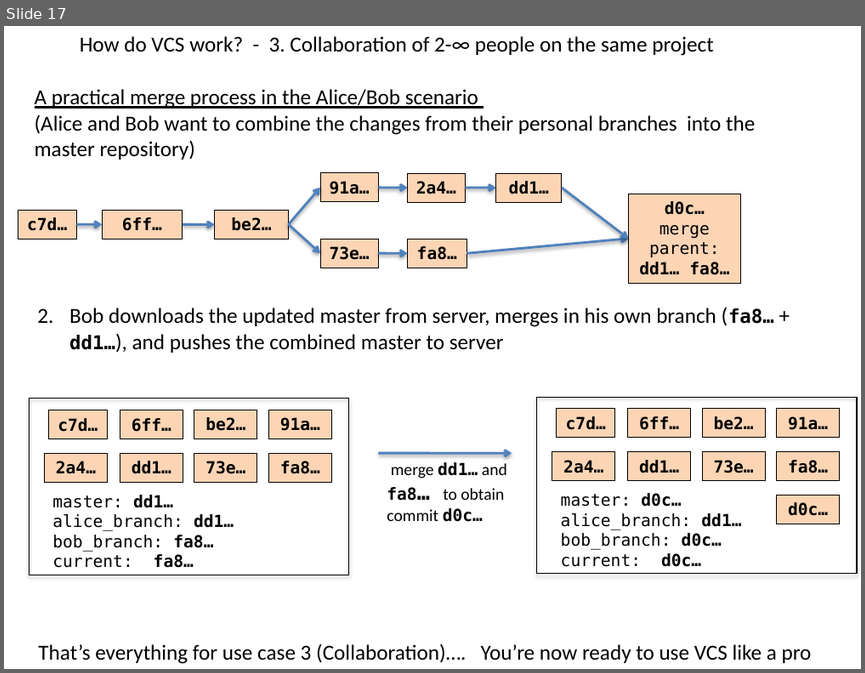
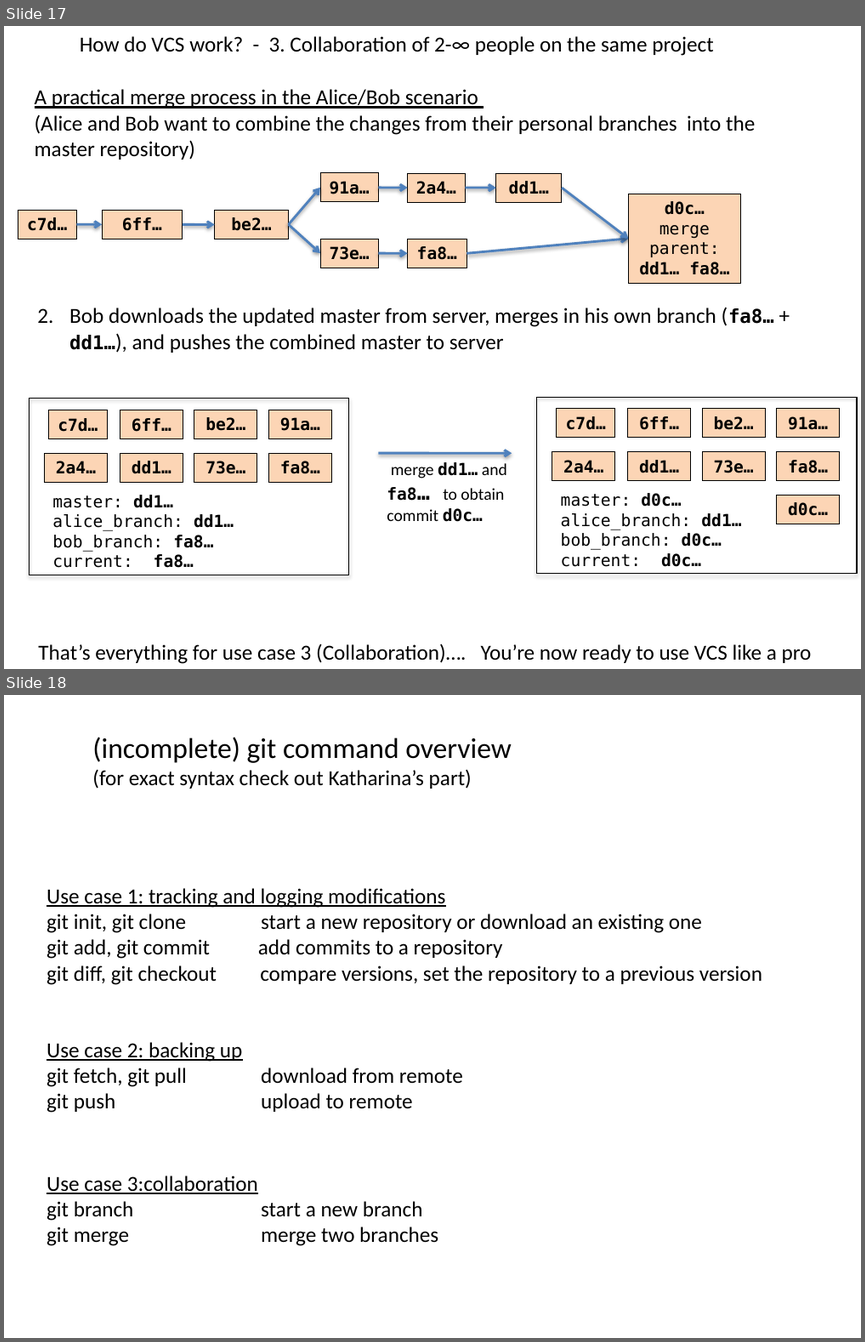
Before and after one commit to flosopher/gittalk, a slide deck: git_python_kurs.pptx. Shown one above the other, each under a label of ours: slide 17 before the commit, slides 17 and 18 after it. The pictures are 865x673 and 865x1342 pixels, drawn with LibreOffice and Linux fonts; fonts in the diff are those of the drawing. Boxes give left, top, right and bottom in pixels: in the first picture for what was removed or moved away, otherwise in the second. Text is boxed around its words. In the diff, an @@ line names an element or a change of style, - is before the commit and + after.

```diff
--- a/git_python_kurs.pptx
+++ b/git_python_kurs.pptx
@@ slide 18 added at (4,695,861,1338), background #FFFFFF @@
@@ text added at (92,737,511,789), 18 pt, text #000000 @@
+(incomplete) git command overview
+(for exact syntax check out Katharina’s part)
@@ text added at (46,888,762,985), 18 pt, text #000000 @@
+Use case 1: tracking and logging modifications
+git init, git clone start a new repository or download an existing one
+git add, git commit add commits to a repository
+git diff, git checkout compare versions, set the repository to a previous version
@@ text added at (46,1042,463,1112), 18 pt, text #000000 @@
+Use case 2: backing up
+git fetch, git pull download from remote
+git push upload to remote
@@ text added at (46,1175,438,1246), 18 pt, text #000000 @@
+Use case 3:collaboration
+git branch start a new branch
+git merge merge two branches
```
Also in this commit, not shown: 3 slides changed.
